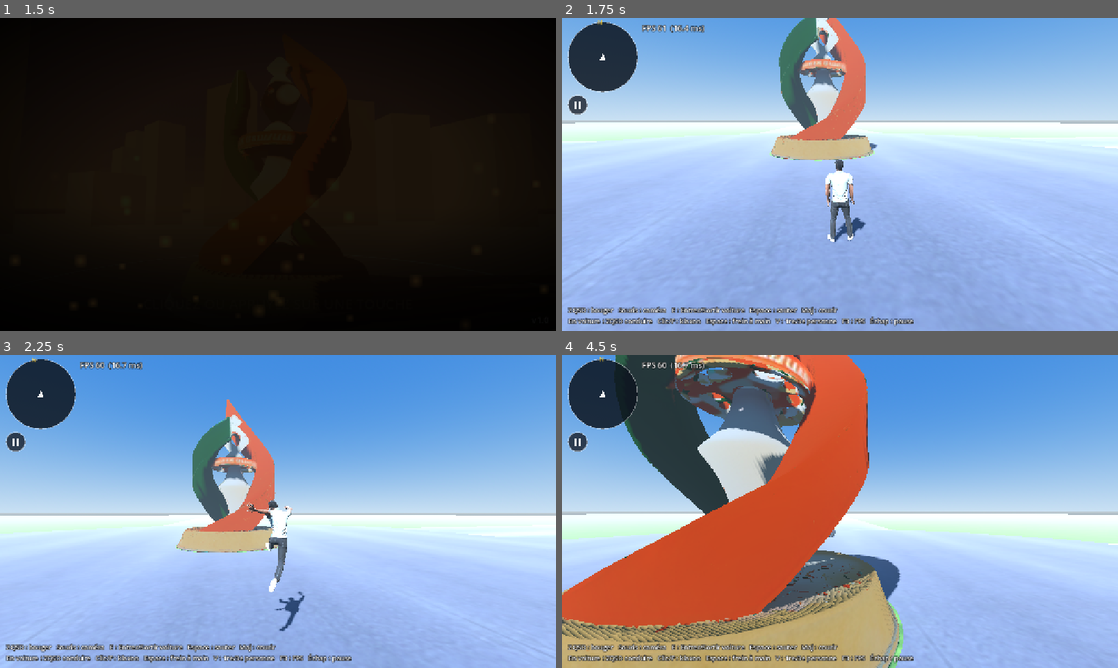
Above: before the commit, frames 1-4 (two rows, left to right).
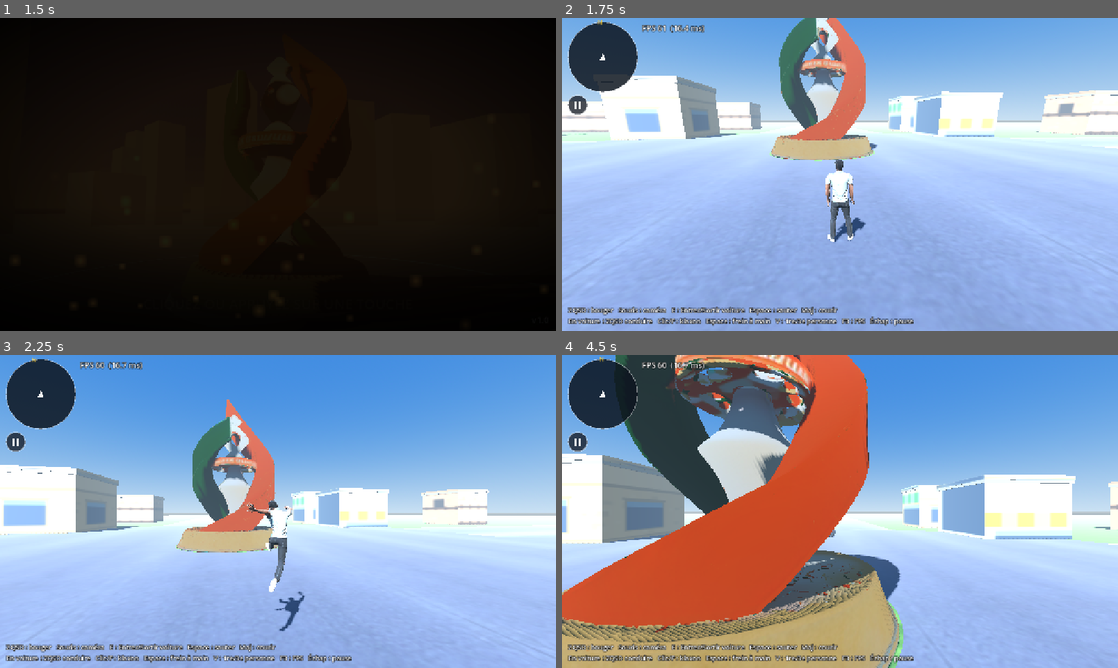
Above: after the commit, the same moments.

Repository: kidasniger/NigerStreets
Game: Godot game, scene res://scenes/splash.tscn
Two runs of this game, one before a commit and one after it. Both use one fixed random seed, a clock stepped at 60 frames per second and the inputs below.
Inputs (mouse positions are in pixels of both pictures, inside the frame that each line leads up to):
- Up to frame 1 (1.5 s): tap Enter at 0.5 s; move the mouse to (400, 158) at 0.52 s; hold D 0.53-1.25 s; tap Shift at 0.6 s; click (400, 158) at 0.67 s; tap Space at 0.77 s; drag from (166, 190) to (250, 237) at 1.27 s
- Up to frame 2 (1.75 s): no input
- Up to frame 3 (2.25 s): tap Space (jump) at 2 s; move the mouse to (289, 505) at 2.02 s; hold W (move_forward) from 2.03 s (still down); hold Shift (run) from 2.03 s (still down)
- Up to frame 4 (4.5 s): keep holding W (move_forward); move the mouse to (834, 517) at 2.77 s; release Shift (run) at 2.78 s; tap V (toggle_camera) at 2.85 s; click (834, 517) at 2.92 s; tap Space (jump) at 3.02, 3.77 s; move the mouse to (878, 514) at 3.52 s; tap E (enter_vehicle) at 3.6 s; move the mouse to (795, 508) at 4.27 s; tap F (horn) at 4.35 s

Frame 1 is identical in both runs. In frame 2, 8.2% of the frame differs, in the area x 0-100%, y 18-40%; in frame 3, 7.4%; in frame 4, 10%, in the area x 0-100%, y 31-61%.

Commit message:
Ville de Zinder (1/3) : les bâtiments
- Les bâtiments sont de retour : maisons basses de 1 à 2 étages, comme dans les vraies rues de Zinder
- Façades peintes aux couleurs de la ville (crème, sable, ocre, rose pâle) avec boutiques, stores rayés, volets et vitrines
- Un quartier d'inspiration Birni : murs en terre ocre et poutres saillantes
- Muret tout autour de chaque toit plat
- Les rochers de granit de Zinder apparaissent à l'horizon

Diff:
--- a/scripts/world.gd
+++ b/scripts/world.gd
@@ -28,8 +28,8 @@
 @export var sidewalk_height: float = 0.12
 
 @export_category("Buildings")
-## Immeubles désactivés : la vraie ville (Zinder) est basse et ouverte. Mettre à true pour les remettre.
-@export var build_buildings: bool = false
+## Bâtiments bas de Zinder (1-2 étages, boutiques, quartier Birni) activés par défaut.
+@export var build_buildings: bool = true
 @export var building_setback: float = 5.0
 @export var building_spacing: float = 16.0
 @export var building_gap: float = 6.0
@@ -38,10 +38,15 @@
 @export var decor_seed: int = 31
 ## Arbres désactivés (aucun arbre dans la ville)
 @export var build_trees: bool = false
+## Rochers de granit de Zinder posés à l'horizon du plateau
+@export var build_rocks: bool = true
 
 var _rng := RandomNumberGenerator.new()
 var _building_rects: Array[Rect2] = []
-var _wall_materials: Array[StandardMaterial3D] = []
+var _building_count: int = 0
+var _low_facades: Array[StandardMaterial3D] = []    # façades 1 étage (boutique + muret)
+var _high_facades: Array[StandardMaterial3D] = []   # façades 2 étages (boutique + étage fenêtres)
+var _birni_facades: Array[StandardMaterial3D] = []  # façades terre ocre d'inspiration Birni
 var _roof_material: StandardMaterial3D
 var road_material: StandardMaterial3D
 var sidewalk_material: StandardMaterial3D
@@ -59,6 +64,7 @@
         _build_island_collision()
         if build_buildings: _build_buildings()
         if build_trees: _build_trees()
+        if build_rocks: _build_rocks()   # rochers de granit à l'horizon
         # Spawn des véhicules APRÈS que tout soit dans l'arbre
         call_deferred("_spawn_vehicles")
         _add_ambience()
@@ -394,39 +400,122 @@
         if collision_node.shape is BoxShape3D:
                 (collision_node.shape as BoxShape3D).size = Vector3(ground_size, 0.2, ground_size)
 
-func _make_facade_texture(wall: Color) -> ImageTexture:
-        var img := Image.create(64, 64, false, Image.FORMAT_RGB8)
+## Mouchetis du plâtre : petites taches claires/sombres pour casser l'aplat des façades
+func _mottle(img: Image, base: Color, count: int) -> void:
+        for i in range(count):
+                var px := _rng.randi_range(0, 248)
+                var py := _rng.randi_range(0, 248)
+                var sz := _rng.randi_range(4, 10)
+                var c := base.darkened(_rng.randf_range(0.03, 0.09)) if _rng.randf() < 0.5 else base.lightened(_rng.randf_range(0.02, 0.07))
+                img.fill_rect(Rect2i(px, py, sz, sz), c)
+
+## Façade « boutique de Zinder » : muret en haut, rangée de fenêtres si 2 étages, store rayé,
+## vitrine, volet métallique et porte. Mappée par les UV natives du BoxMesh : une texture =
+## tout l'étage du bâtiment (haut de l'image = haut du mur).
+func _make_shop_facade(wall: Color, awning: Color, two_floors: bool) -> StandardMaterial3D:
+        var img := Image.create(256, 256, false, Image.FORMAT_RGB8)
         img.fill(wall)
-        var frame: Color = wall.darkened(0.25)
-        var glass: Color = Color(0.20, 0.30, 0.42)
-        for y in range(14, 48):
-                for x in range(16, 48):
-                        var on_frame: bool = x < 18 or x >= 46 or y < 16 or y >= 46
-                        img.set_pixel(x, y, frame if on_frame else glass)
+        _mottle(img, wall, 120)
+        var dark: Color = wall.darkened(0.22)
+        # muret du toit + corniche
+        img.fill_rect(Rect2i(0, 0, 256, 30), wall.lightened(0.10))
+        img.fill_rect(Rect2i(0, 30, 256, 6), dark)
+        if two_floors:
+                # fenêtres de l'étage avec linteaux et reflets
+                for wx in range(3):
+                        var x0 := 22 + wx * 82
+                        img.fill_rect(Rect2i(x0 - 4, 52, 44, 4), dark)
+                        img.fill_rect(Rect2i(x0 - 2, 56, 40, 56), dark)
+                        img.fill_rect(Rect2i(x0, 58, 36, 52), Color(0.22, 0.30, 0.40))
+                        img.fill_rect(Rect2i(x0, 58, 36, 10), Color(0.45, 0.55, 0.62))
+                img.fill_rect(Rect2i(0, 122, 256, 8), dark)
+        # bandeau d'enseigne puis store rayé
+        var aw_y := 138 if two_floors else 66
+        img.fill_rect(Rect2i(0, aw_y - 14, 256, 14), wall.darkened(0.12))
+        for tx in range(12, 240, 34):
+                img.fill_rect(Rect2i(tx, aw_y - 10, 20, 6), Color(0.95, 0.93, 0.88))
+        img.fill_rect(Rect2i(0, aw_y, 256, 34), awning)
+        for sx in range(0, 256, 32):
+                img.fill_rect(Rect2i(sx + 16, aw_y, 16, 34), awning.lightened(0.28))
+        # devanture : vitrine + volet + porte
+        var shop_y := aw_y + 34
+        img.fill_rect(Rect2i(0, shop_y, 256, 256 - shop_y), dark)
+        img.fill_rect(Rect2i(10, shop_y + 8, 100, 256 - shop_y - 16), Color(0.20, 0.28, 0.36))
+        img.fill_rect(Rect2i(10, shop_y + 8, 100, 12), Color(0.50, 0.58, 0.64))
+        var shutter: Color = Color(0.72, 0.70, 0.64)
+        img.fill_rect(Rect2i(118, shop_y + 8, 54, 256 - shop_y - 16), shutter)
+        for lx in range(120, 170, 7):
+                img.fill_rect(Rect2i(lx, shop_y + 8, 2, 256 - shop_y - 16), shutter.darkened(0.18))
+        img.fill_rect(Rect2i(182, shop_y + 8, 64, 256 - shop_y - 16), Color(0.14, 0.10, 0.08))
         img.generate_mipmaps()
-        return ImageTexture.create_from_image(img)
+        var mat := StandardMaterial3D.new()
+        mat.albedo_texture = ImageTexture.create_from_image(img)
+        mat.roughness = 0.9
+        return mat
+
+## Façade « Birni » : terre ocre, poutres saillantes (toron), bande décorative et porte sombre
+func _make_birni_facade(ochre: Color) -> StandardMaterial3D:
+        var img := Image.create(256, 256, false, Image.FORMAT_RGB8)
+        img.fill(ochre)
+        _mottle(img, ochre, 160)
+        var beam: Color = Color(0.30, 0.19, 0.12)
+        for by in [52, 118, 184]:
+                img.fill_rect(Rect2i(0, by, 256, 10), beam)
+                for bx in range(8, 256, 24):
+                        img.fill_rect(Rect2i(bx, by - 2, 6, 14), beam.darkened(0.15))
+        # bande décorative en losanges sous la corniche
+        var deco: Color = Color(0.58, 0.42, 0.30)
+        for dx in range(0, 256, 32):
+                img.fill_rect(Rect2i(dx + 12, 18, 8, 8), deco)
+                img.fill_rect(Rect2i(dx + 24, 18, 8, 8), Color(0.86, 0.72, 0.55))
+        img.fill_rect(Rect2i(0, 28, 256, 4), ochre.darkened(0.20))
+        # fenêtres étroites et porte sombre
+        for wx in [30, 190]:
+                img.fill_rect(Rect2i(wx, 150, 26, 34), Color(0.18, 0.14, 0.12))
+        img.fill_rect(Rect2i(108, 216, 40, 40), Color(0.16, 0.11, 0.08))
+        img.generate_mipmaps()
+        var mat := StandardMaterial3D.new()
+        mat.albedo_texture = ImageTexture.create_from_image(img)
+        mat.roughness = 1.0
+        return mat
 
 func _create_building_materials() -> void:
-        var walls: Array[Color] = [
-                Color(0.82, 0.74, 0.62), Color(0.70, 0.72, 0.76),
-                Color(0.80, 0.55, 0.42), Color(0.86, 0.84, 0.78),
+        # Palette « Zinder » : tons crème / sable / ocre / rose pâle des façades peintes,
+        # stores de boutiques vert / rouge / bleu / jaune ocre.
+        var awnings: Array[Color] = [
+                Color(0.24, 0.52, 0.30), Color(0.72, 0.25, 0.22),
+                Color(0.22, 0.42, 0.66), Color(0.82, 0.60, 0.18),
         ]
-        for wall in walls:
-                var mat := StandardMaterial3D.new()
-                mat.albedo_texture = _make_facade_texture(wall)
-                mat.uv1_triplanar = true
-                mat.uv1_world_triplanar = true
-                mat.uv1_scale = Vector3.ONE / 3.0
-                mat.roughness = 0.9
-                _wall_materials.append(mat)
+        var low_walls: Array[Color] = [
+                Color(0.92, 0.86, 0.70), Color(0.86, 0.76, 0.60), Color(0.88, 0.70, 0.64),
+        ]
+        var high_walls: Array[Color] = [
+                Color(0.84, 0.66, 0.44), Color(0.90, 0.89, 0.84), Color(0.92, 0.86, 0.70),
+        ]
+        _low_facades.clear()
+        _high_facades.clear()
+        _birni_facades.clear()
+        for wall in low_walls:
+                for awning in awnings:
+                        _low_facades.append(_make_shop_facade(wall, awning, false))
+        for i in range(high_walls.size()):
+                _high_facades.append(_make_shop_facade(high_walls[i], awnings[i % awnings.size()], true))
+        _birni_facades.append(_make_birni_facade(Color(0.74, 0.55, 0.38)))
+        _birni_facades.append(_make_birni_facade(Color(0.66, 0.49, 0.35)))
         _roof_material = StandardMaterial3D.new()
-        _roof_material.albedo_color = Color(0.22, 0.22, 0.24)
+        _roof_material.albedo_color = Color(0.58, 0.54, 0.48)
         _roof_material.roughness = 0.95
 
 func _add_building(center_xz: Vector2, footprint: Vector2, height: float) -> void:
-        var mat: StandardMaterial3D = _wall_materials[_rng.randi() % _wall_materials.size()]
+        var mat: StandardMaterial3D
+        if _rng.randf() < 0.25:
+                mat = _birni_facades[_rng.randi() % _birni_facades.size()]   # quartier Birni
+        else:
+                var pool: Array[StandardMaterial3D] = _low_facades if height < 6.0 else _high_facades
+                mat = pool[_rng.randi() % pool.size()]
         var body := StaticBody3D.new()
-        body.name = "Building"
+        _building_count += 1
+        body.name = "Building%d" % _building_count   # nom unique (Godot renomme sinon en @StaticBody3D@N)
         body.collision_layer = 1
         body.position = Vector3(center_xz.x, height * 0.5, center_xz.y)
         add_child(body)
@@ -443,6 +532,21 @@
         roof_instance.material_override = _roof_material
         roof_instance.position = Vector3(0.0, height * 0.5 + 0.15, 0.0)
         body.add_child(roof_instance)
+        # muret tout autour du toit plat (les toits de Zinder ne sont jamais nus)
+        var parapet_h: float = 0.5
+        var t: float = 0.18
+        for i in range(4):
+                var par := MeshInstance3D.new()
+                var pm := BoxMesh.new()
+                if i < 2:
+                        pm.size = Vector3(footprint.x + t * 2.0, parapet_h, t)
+                        par.position = Vector3(0.0, height * 0.5 + 0.3 + parapet_h * 0.5, (footprint.y * 0.5 + t * 0.5) * (1.0 if i == 0 else -1.0))
+                else:
+                        pm.size = Vector3(t, parapet_h, footprint.y)
+                        par.position = Vector3((footprint.x * 0.5 + t * 0.5) * (1.0 if i == 2 else -1.0), height * 0.5 + 0.3 + parapet_h * 0.5, 0.0)
+                par.mesh = pm
+                par.material_override = mat
+                body.add_child(par)
         var shape := BoxShape3D.new()
         shape.size = Vector3(footprint.x, height, footprint.y)
         var collision := CollisionShape3D.new()
@@ -464,7 +568,7 @@
                                 var along: float = 20.0 + building_spacing * float(i)
                                 var depth: float = _rng.randf_range(7.0, 10.0)
                                 var width: float = _rng.randf_range(8.0, 12.0)
-                                var height: float = _rng.randf_range(8.0, 18.0)
+                                var height: float = _rng.randf_range(4.0, 7.5)   # 1 à 2 étages, comme à Zinder
                                 var lateral: float = setback + depth * 0.5
                                 var pos: Vector3 = dir * along + side * lateral * float(lateral_sign)
                                 var along_z: bool = absf(dir.z) > 0.5
@@ -481,7 +585,7 @@
                                 var center2: Vector2 = Vector2(fx * float(qx), fz * float(qz))
                                 if _overlaps_building(center2, footprint2 * 0.5 + Vector2(building_gap, building_gap)):
                                         continue
-                                _add_building(center2, footprint2, _rng.randf_range(12.0, 25.0))
+                                _add_building(center2, footprint2, _rng.randf_range(5.0, 9.0))
 
 func _overlaps_building(center_xz: Vector2, half_extent: Vector2) -> bool:
         var probe := Rect2(center_xz - half_extent, half_extent * 2.0)
@@ -489,6 +593,40 @@
                 if rect.intersects(probe):
                         return true
         return false
+
+## Rochers de granit de Zinder : dômes aplatis posés à l'horizon du plateau (décor lointain)
+func _build_rocks() -> void:
+        var mat := StandardMaterial3D.new()
+        mat.albedo_texture = _make_noise_texture(Color(0.42, 0.40, 0.38), Color(0.58, 0.55, 0.52), 0.03)
+        mat.roughness = 1.0
+        var spots: Array[Vector2] = [
+                Vector2(180.0, 60.0), Vector2(-170.0, -110.0), Vector2(120.0, -190.0),
+                Vector2(-130.0, 170.0), Vector2(210.0, -40.0),
+        ]
+        var rock_idx := 0
+        for s in spots:
+                for i in range(_rng.randi_range(3, 5)):
+                        var body := StaticBody3D.new()
+                        rock_idx += 1
+                        body.name = "Rock%d" % rock_idx   # nom unique (sinon @StaticBody3D@N)
+                        var r := _rng.randf_range(7.0, 16.0)
+                        body.position = Vector3(s.x + _rng.randf_range(-12.0, 12.0), r * 0.28, s.y + _rng.randf_range(-12.0, 12.0))
+                        add_child(body)
+                        var mi := MeshInstance3D.new()
+                        var m := SphereMesh.new()
+                        m.radius = r
+                        m.height = r * 0.62
+                        m.radial_segments = 16
+                        m.rings = 8
+                        mi.mesh = m
+                        mi.material_override = mat
+                        mi.scale = Vector3(1.0, 1.0, _rng.randf_range(0.8, 1.3))
+                        body.add_child(mi)
+                        var cs := CollisionShape3D.new()
+                        var shape := SphereShape3D.new()
+                        shape.radius = r * 0.6
+                        cs.shape = shape
+                        body.add_child(cs)
 
 func _build_trees() -> void:
         var positions: Array[Vector2] = []
